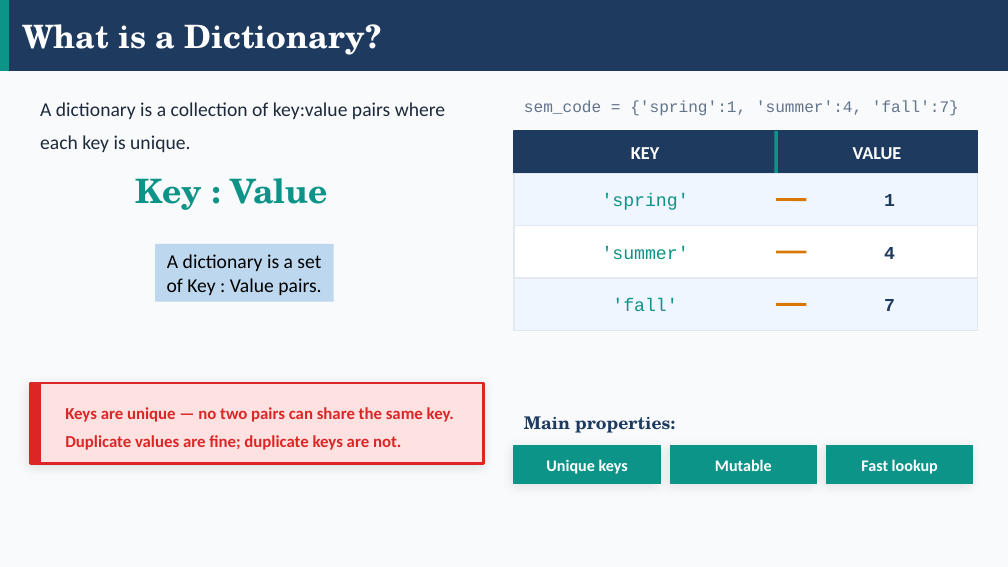
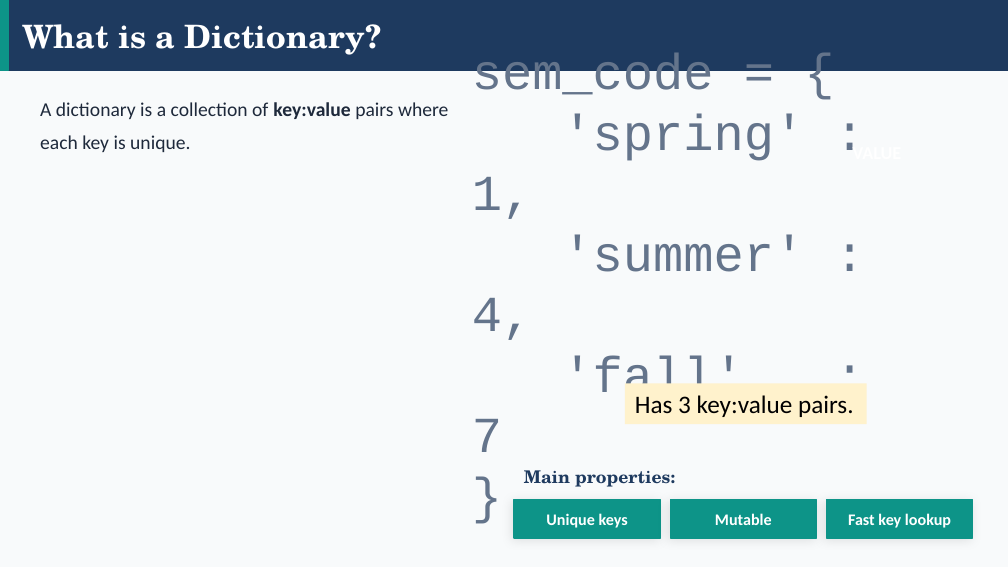
Before and after one commit to tjd1234/cmpt120spring2026, a slide deck: slide 2 of lecture_notes/chapter10/chapter10_dictionaries.pptx. Drawn at 1008x567 pixels with LibreOffice and Linux fonts; fonts in the diff are those of the drawing. Boxes give left, top, right and bottom in pixels: in the first picture for what was removed or moved away, otherwise in the second. Text is boxed around its words. In the diff, an @@ line names an element or a change of style, - is before the commit and + after.

```diff
--- a/lecture_notes/chapter10/chapter10_dictionaries.pptx
+++ b/lecture_notes/chapter10/chapter10_dictionaries.pptx
@@ text at box(472, 53, 804, 452): text changed; size 11.5 to 36 pt @@
-sem_code = {'spring':1, 'summer':4, 'fall':7}
+sem_code = {
+'spring' : 1,
+'summer' : 4,
+'fall' : 7
+}
@@ text "A dictionary is a collection ..." at box(40, 102, 448, 152): bold on in "key:value" @@
@@ rectangle removed at box(514, 131, 978, 173) @@
@@ text removed at box(631, 147, 659, 159) @@
-KEY
@@ line removed from (776, 131) to (776, 173) @@
@@ text removed at box(853, 147, 902, 159) @@
-VALUE
@@ text removed at box(136, 178, 327, 210) @@
-Key : Value
@@ rectangle removed at box(514, 173, 978, 226) @@
@@ text removed at box(602, 194, 689, 210) @@
-'spring'
@@ line removed from (776, 200) to (806, 200) @@
@@ text removed at box(884, 194, 895, 206) @@
-1
@@ rectangle removed at box(514, 226, 978, 278) @@
@@ rectangle removed at box(155, 244, 334, 301) @@
-A dictionary is a set of Key : Value pairs.
@@ text removed at box(602, 246, 689, 259) @@
-'summer'
@@ line removed from (776, 252) to (806, 252) @@
@@ text removed at box(884, 247, 895, 259) @@
-4
@@ rectangle removed at box(514, 278, 978, 331) @@
@@ text removed at box(612, 299, 677, 311) @@
-'fall'
@@ text removed at box(884, 299, 895, 311) @@
-7
@@ line removed from (776, 304) to (806, 304) @@
@@ rectangle removed at box(30, 383, 484, 464) @@
@@ rectangle removed at box(30, 383, 40, 464) @@
@@ rectangle added at box(625, 383, 867, 423), fill #FFF2CC, 18 pt, text #000000 @@
+Has 3 key:value pairs.
@@ text removed at box(65, 407, 454, 450) @@
-Keys are unique — no two pairs can share the same key.
-Duplicate values are fine; duplicate keys are not.
@@ 3 texts, 3 rectangles: place and size @@
-3 texts, 3 rectangles at box(514, 416, 973, 484)
+3 texts, 3 rectangles at box(514, 470, 973, 538)
@@ text at box(848, 513, 951, 528): text changed @@
-Fast lookup
+Fast key lookup
```
Also in this commit, not shown: 1 other slide changed, 5 slides added, 2 other files.
